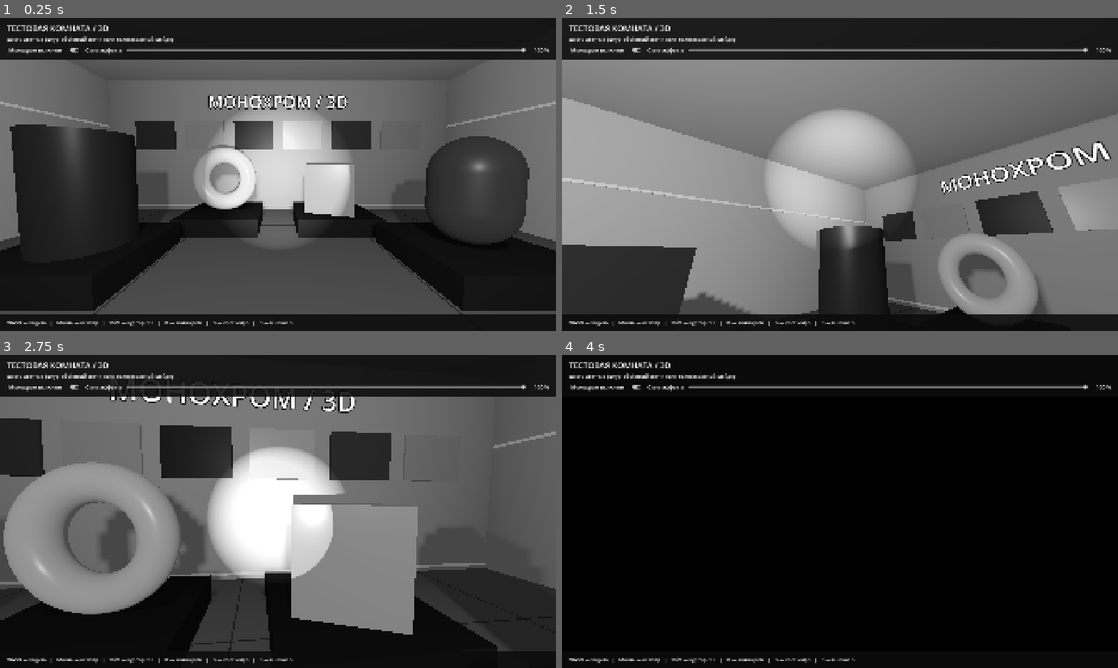
Above: before the commit, frames 1-4 (two rows, left to right).
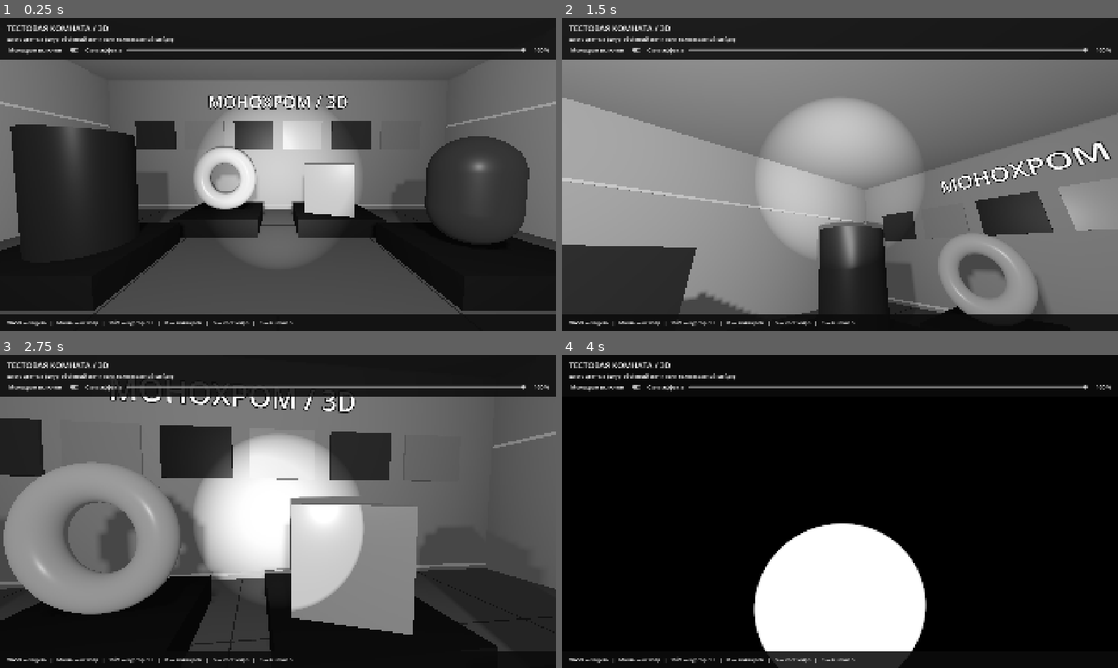
Above: after the commit, the same moments.

Repository: noname2026/monohrom
Game: Godot game, scene res://monochrome_room_3d.tscn
Two runs of this game, one before a commit and one after it. Both use one fixed random seed, a clock stepped at 60 frames per second and the inputs below.
Inputs (mouse positions are in pixels of both pictures, inside the frame that each line leads up to):
- Up to frame 1 (0.25 s): no input
- Up to frame 2 (1.5 s): click "Монохром включён" at 0.5 s; click "Исходные цвета" at 1.25 s
- Up to frame 3 (2.75 s): tap Enter at 2 s; move the mouse to (305, 511) at 2.02 s; hold W from 2.03 s (still down); tap M at 2.1 s; click (305, 511) at 2.17 s
- Up to frame 4 (4 s): keep holding W; move the mouse to (812, 511) at 2.77 s; tap Shift at 2.85 s; move the mouse to (851, 505) at 3.52 s; tap G at 3.6 s

The runs differ from the first frame. In frame 1, 1.5% of the frame differs, in the area x 35-65%, y 25-79%; in frame 2, 2.0%; in frame 3, 5.0%; in frame 4, 12%, in the area x 34-66%, y 53-100%.

Commit message:
Revert "Merge branch 'main' of https://github.com/noname2026/monohrom"
This reverts commit 42738a443376cce929d5bc766e4bf51e62ba26e1, reversing
changes made to 953e7781c65681dabe56a00eb62d619acc49ac4b.

Diff:
--- a/player.tscn
+++ b/player.tscn
@@ -21,7 +21,7 @@
 far = 80.0
 
 [node name="SpotLight3D" type="SpotLight3D" parent="Camera3D" unique_id=1101137445]
-transform = Transform3D(1, 0, 0, 0, 1, 0, 0, 0, 1, 0, -0.11970246, -0.67081845)
+transform = Transform3D(1, 0, 0, 0, 1, 0, 0, 0, 1, 0, -0.16, 0)
 light_energy = 10.0
 shadow_enabled = true
 shadow_bias = 0.5
--- a/project.godot
+++ b/project.godot
@@ -37,4 +37,3 @@
 rendering_device/driver.windows="d3d12"
 renderer/rendering_method="gl_compatibility"
 renderer/rendering_method.mobile="gl_compatibility"
-lights_and_shadows/positional_shadow/atlas_16_bits=false
Not shown, changed: battery.blend.import
